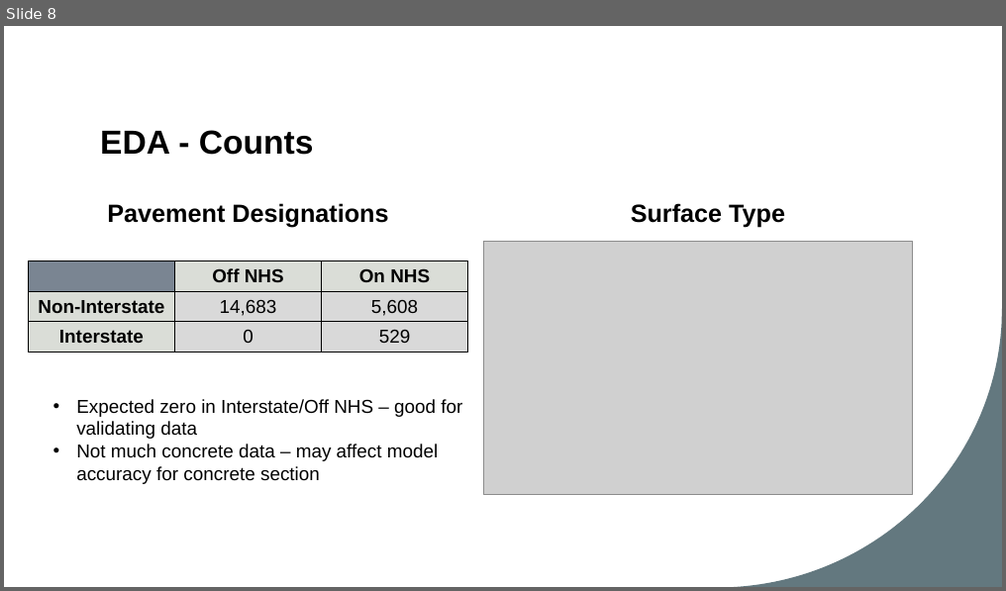
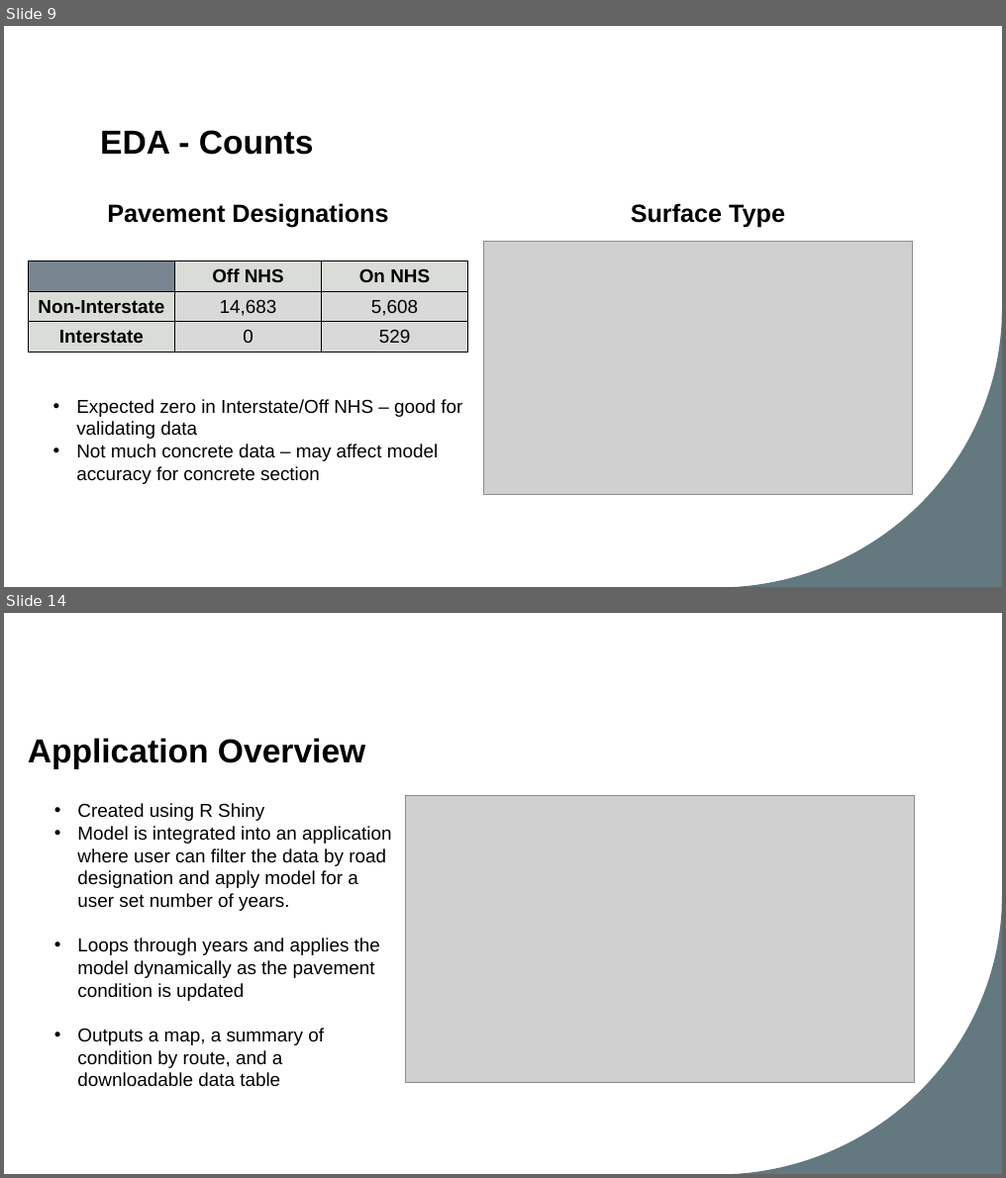
Before and after one commit to ConnorBruce/UMBC-DATA606-Capstone, a slide deck: docs/DS_Capstone_Final_Presentation_Connor_Bruce.pptx. Shown one above the other, each under a label of ours: slide 8 before the commit, slides 9 and 14 after it; the slides between them are not shown. The pictures are 1006x591 and 1006x1178 pixels, drawn with LibreOffice and Linux fonts; fonts in the diff are those of the drawing; grey boxes stand for pictures. Boxes give left, top, right and bottom in pixels: in the first picture for what was removed or moved away, otherwise in the second. Text is boxed around its words. In the diff, an @@ line names an element or a change of style, - is before the commit and + after.

```diff
--- a/docs/DS_Capstone_Final_Presentation_Connor_Bruce.pptx
+++ b/docs/DS_Capstone_Final_Presentation_Connor_Bruce.pptx
@@ slide 14 added at (4, 613, 1002, 1174), background #FFFFFF; not listed: 1 template element that a slide beside it also shows @@
@@ title added at (28, 738, 365, 769), 32 pt, text #000000, bold @@
+Application Overview
@@ text added at (77, 803, 391, 1087), 18 pt, text #000000 @@
+• Created using R Shiny
+• Model is integrated into an application where user can filter the data by road designation and apply model for a user set number of years.
+• Loops through years and applies the model dynamically as the pavement condition is updated
+• Outputs a map, a summary of condition by route, and a downloadable data table
@@ picture added at (406, 796, 915, 1083) @@
@@ what was slide 8 is now slide 9 @@
```
Also in this commit, not shown: 2 slides changed, 11 other slides added, 5 other files.
